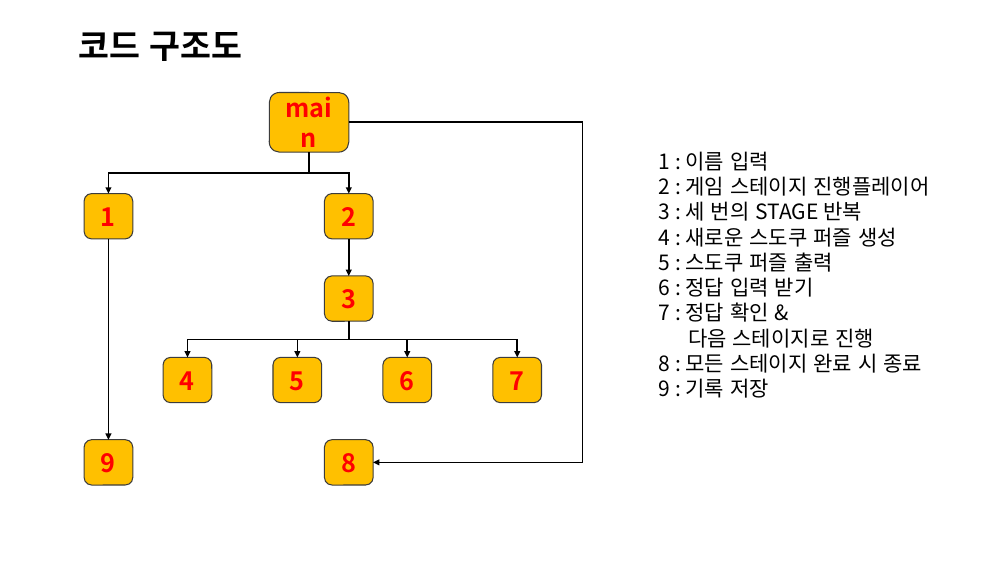
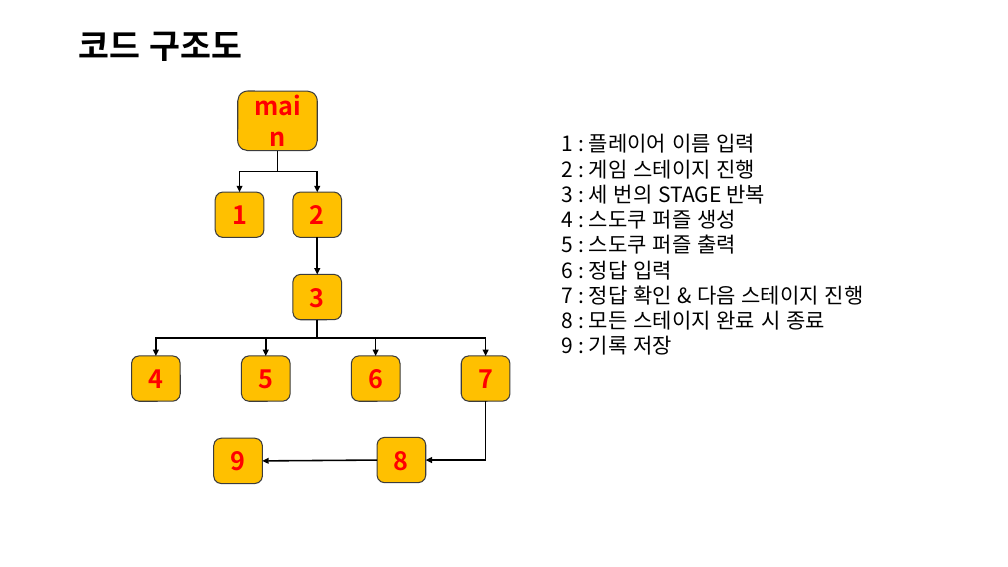
Before and after one commit to aldzl923/C-, a slide deck: slide 6 of Sudoku/C++_프로젝트_스도쿠게임.pptx. Drawn at 1008x567 pixels with LibreOffice and Linux fonts; fonts in the diff are those of the drawing; background and template pictures are left out. Boxes give left, top, right and bottom in pixels: in the first picture for what was removed or moved away, otherwise in the second. Text is boxed around its words. In the diff, an @@ line names an element or a change of style, - is before the commit and + after.

Commit message:
게임개발 프로젝트_스도쿠게임

```diff
--- a/Sudoku/C++_프로젝트_스도쿠게임.pptx
+++ b/Sudoku/C++_프로젝트_스도쿠게임.pptx
@@ elbow arrow removed from (349, 123) to (374, 463) @@
@@ text "1 : 플레이어 이름 입력": place and size @@
-text "1 : 플레이어 이름 입력" at bbox=[659, 151, 929, 398]
+text "1 : 플레이어 이름 입력" at bbox=[562, 133, 864, 355]
@@ text at bbox=[562, 133, 756, 179]: text changed @@
-1 : 이름 입력
-2 : 게임 스테이지 진행플레이어
+1 : 플레이어 이름 입력
+2 : 게임 스테이지 진행
@@ elbow arrow moved from (309, 152) - (108, 194) to (278, 150) - (240, 192) @@
@@ 7 rounded rectangles, 5 elbow arrows, 1 arrow: place and size @@
-7 rounded rectangles, 5 elbow arrows, 1 arrow at bbox=[163, 92, 541, 403]
+7 rounded rectangles, 5 elbow arrows, 1 arrow at bbox=[132, 91, 510, 402]
@@ rounded rectangle "1": place and size @@
-rounded rectangle "1" at bbox=[84, 194, 132, 239]
+rounded rectangle "1" at bbox=[216, 192, 264, 237]
@@ text at bbox=[562, 209, 736, 229]: text changed @@
-4 : 새로운 스도쿠 퍼즐 생성
+4 : 스도쿠 퍼즐 생성
@@ arrow removed from (108, 239) to (108, 440) @@
@@ text at bbox=[562, 260, 864, 305]: text changed @@
-6 : 정답 입력 받기
-7 : 정답 확인 &
-다음 스테이지로 진행
+6 : 정답 입력
+7 : 정답 확인 & 다음 스테이지 진행
@@ elbow arrow added from (485, 402) to (426, 461), #000000 1.5 pt @@
@@ rounded rectangle "9": place and size @@
-rounded rectangle "9" at bbox=[84, 440, 132, 485]
+rounded rectangle "9" at bbox=[214, 439, 262, 484]
@@ rounded rectangle "8": place and size @@
-rounded rectangle "8" at bbox=[324, 440, 373, 485]
+rounded rectangle "8" at bbox=[377, 438, 426, 483]
@@ arrow added from (377, 461) to (262, 461), #000000 1.5 pt @@
```
Also in this commit, not shown: 6 other slides changed, 2 slides added, 2 slides removed, 2 other files.
